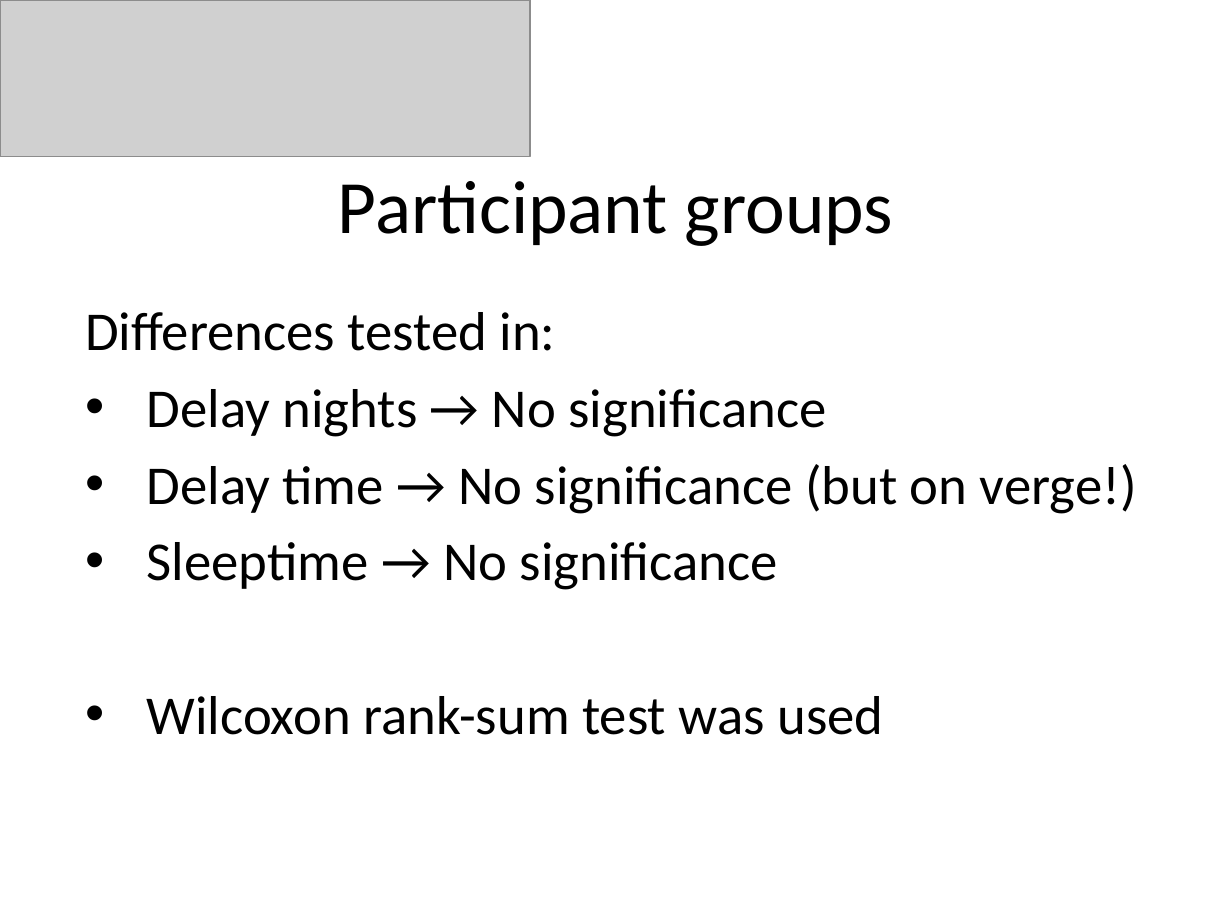
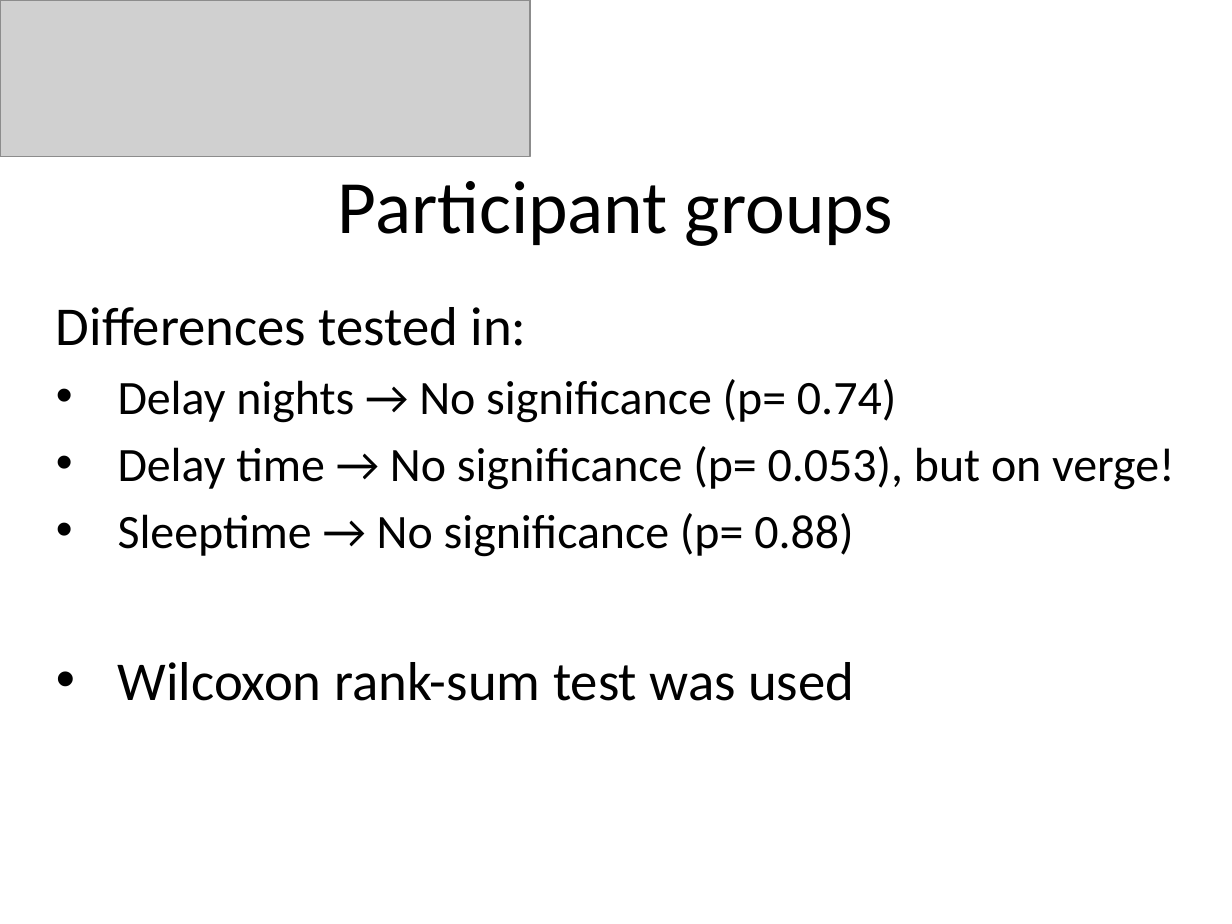
Before and after one commit to JesseSchouten/Project_Big_Data, a slide deck: slide 9 of Report/Presentation.pptx. Drawn at 1232x924 pixels with LibreOffice and Linux fonts; fonts in the diff are those of the drawing; grey boxes stand for pictures. Boxes give left, top, right and bottom in pixels: in the first picture for what was removed or moved away, otherwise in the second. Text is boxed around its words. In the diff, an @@ line names an element or a change of style, - is before the commit and + after.

```diff
--- a/Report/Presentation.pptx
+++ b/Report/Presentation.pptx
@@ subtitle "Differences tested in:" moved from (x1=85, y1=312, x2=1137, y2=735) to (x1=56, y1=307, x2=1174, y2=701) @@
@@ subtitle at (x1=118, y1=379, x2=1174, y2=557): text changed; size 32 to 28 pt @@
-• Delay nights → No significance
-• Delay time → No significance (but on verge!)
-• Sleeptime → No significance
+• Delay nights → No significance (p= 0.74)
+• Delay time → No significance (p= 0.053), but on verge!
+• Sleeptime → No significance (p= 0.88)
```
Also in this commit, not shown: 1 other slide changed, 1 slide added, 1 slide removed, 4 other files.
